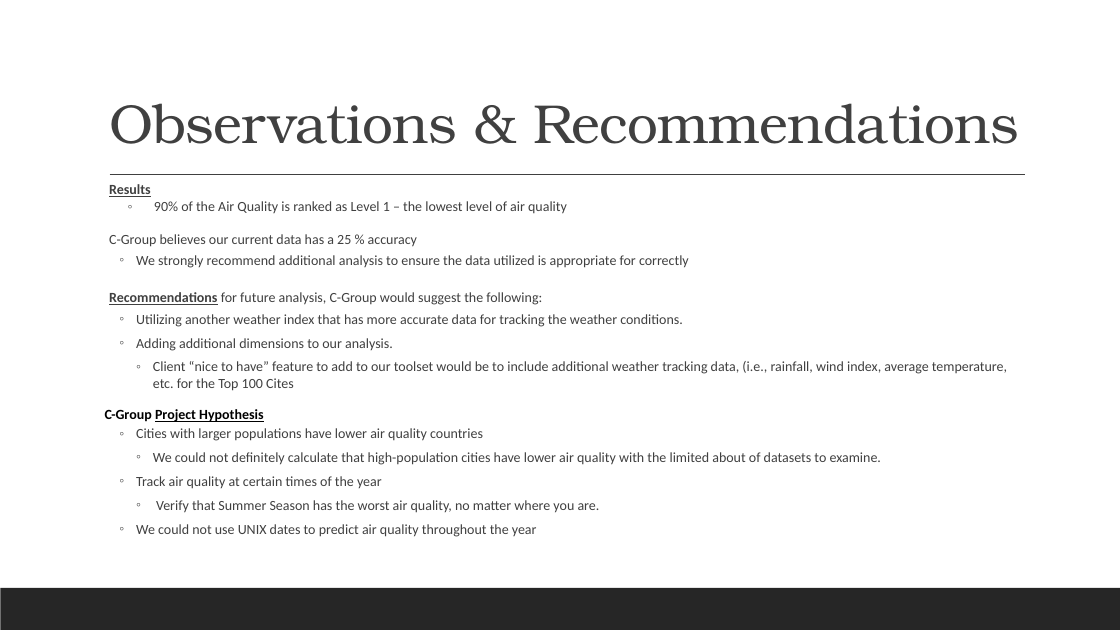
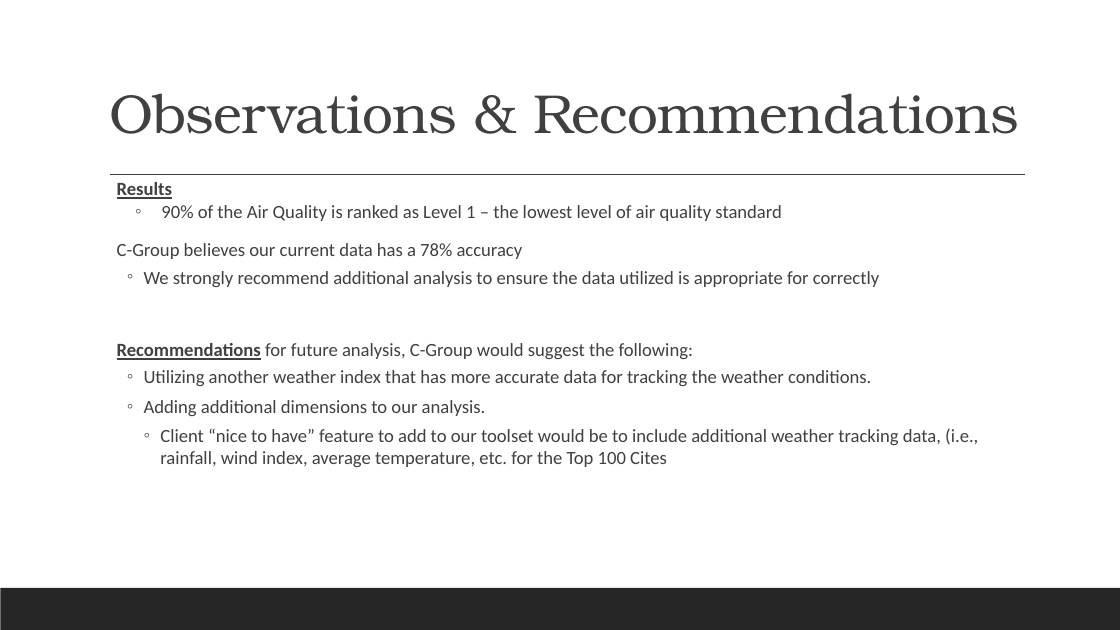
Before and after one commit to LouFoster/Group-C_FinalProject, a slide deck: slide 15 of C-Group v3_Final.pptx (slide 16 before the commit). Drawn at 1120x630 pixels with LibreOffice and Linux fonts; fonts in the diff are those of the drawing. Boxes give left, top, right and bottom in pixels: in the first picture for what was removed or moved away, otherwise in the second. Text is boxed around its words. In the diff, an @@ line names an element or a change of style, - is before the commit and + after.

Commit message:
Add files via upload
updates to presentation

```diff
--- a/C-Group v3_Final.pptx
+++ b/C-Group v3_Final.pptx
@@ title "Observations & Recommendations": place and size @@
-title "Observations & Recommendations" at (109, 103, 1019, 144)
+title "Observations & Recommendations" at (109, 93, 1019, 134)
@@ text "Results": place and size @@
-text "Results" at (105, 184, 1007, 537)
+text "Results" at (117, 182, 978, 467)
@@ text at (117, 205, 781, 259): text changed; size 12 to 16 pt @@
-  ◦ 90% of the Air Quality is ranked as Level 1 – the lowest level of air quality
-  C-Group believes our current data has a 25 % accuracy
+  ◦ 90% of the Air Quality is ranked as Level 1 – the lowest level of air quality standard
+  C-Group believes our current data has a 78% accuracy
@@ text at (117, 182, 978, 467): size 12 to 16 pt in "Results", "We strongly recommend additional analysis to ensure ...", "Recommendations for future analysis, C-Group would suggest ...", "Utilizing another weather index that has more ..." and 2 more places @@
@@ text at (105, 409, 881, 537): paragraphs removed @@
-  C-Group Project Hypothesis
-  ◦ Cities with larger populations have lower air quality countries
-    ◦ We could not definitely calculate that high-population cities have lower air quality with the limited about of datasets to examine.
-  ◦ Track air quality at certain times of the year
-    ◦ Verify that Summer Season has the worst air quality, no matter where you are.
-  ◦ We could not use UNIX dates to predict air quality throughout the year
```
Also in this commit, not shown: 2 other slides changed, 1 slide added, 2 slides removed.
